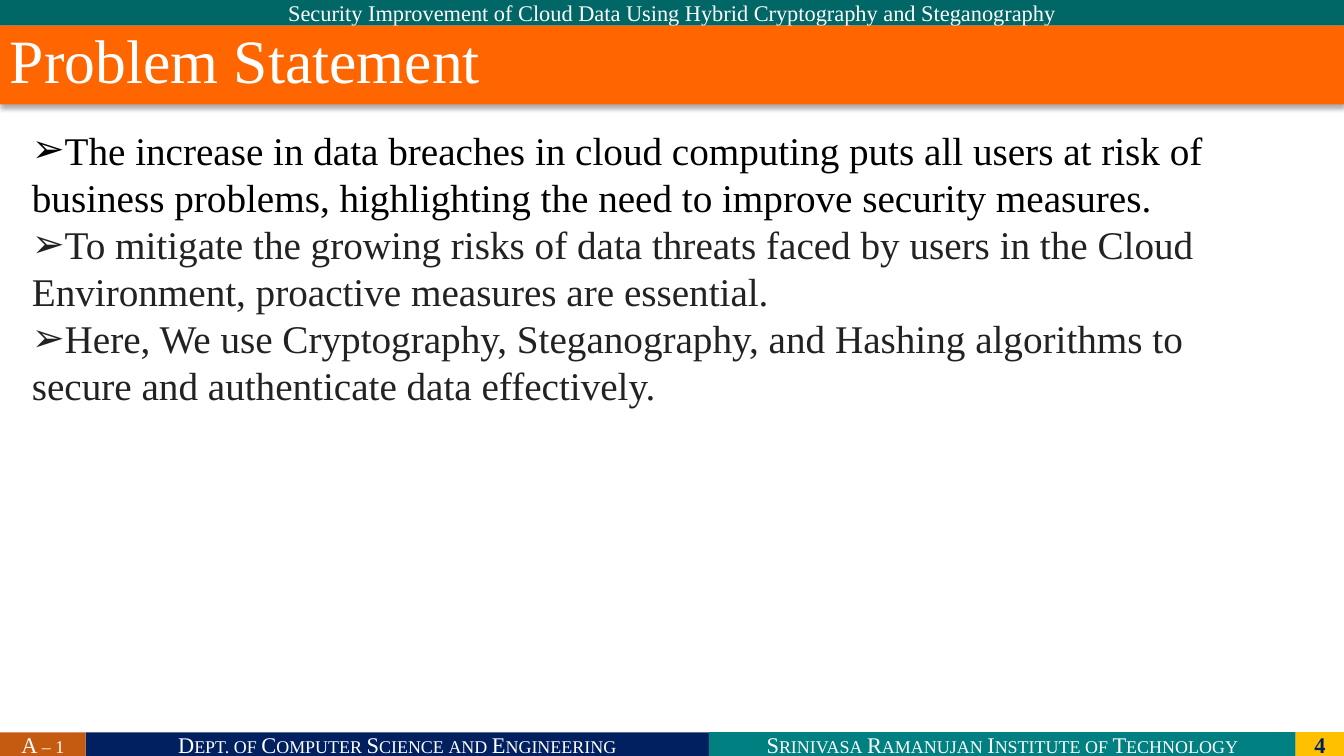
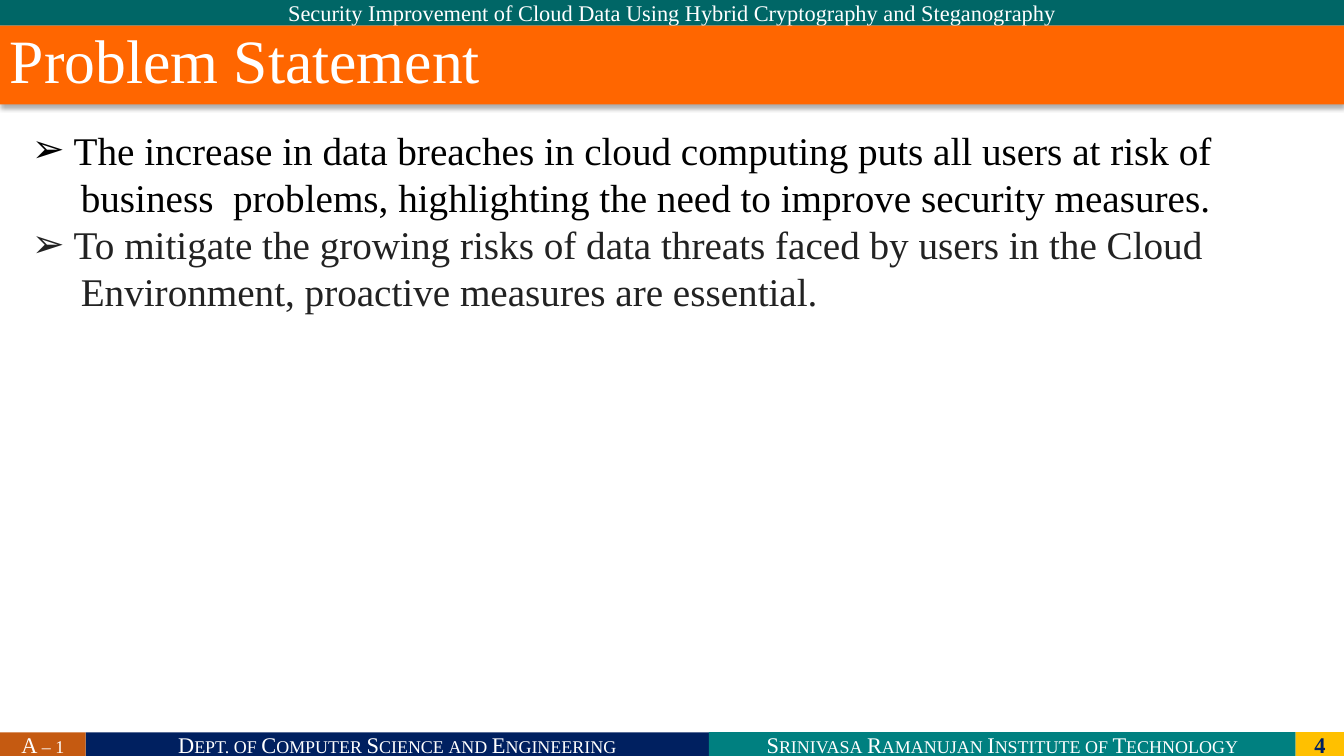
Before and after one commit to SRIT-CSE/SAFE-SHARING-ACESS-CONTROL-FOR-CLOUD-STORED-DATA, a slide deck: slide 4 of ajaykishore-506/Batch-A1.pptx. Drawn at 1344x756 pixels with LibreOffice and Linux fonts; fonts in the diff are those of the drawing; background and template pictures are left out. Boxes give left, top, right and bottom in pixels: in the first picture for what was removed or moved away, otherwise in the second. Text is boxed around its words. In the diff, an @@ line names an element or a change of style, - is before the commit and + after.

```diff
--- a/ajaykishore-506/Batch-A1.pptx
+++ b/ajaykishore-506/Batch-A1.pptx
@@ text at <box>74,137,1212,313</box>: text changed; text colour #222222 to #000000 @@
-➢ The increase in data breaches in cloud computing puts all users at risk of business problems, highlighting the need to improve security measures.
-➢ To mitigate the growing risks of data threats faced by users in the Cloud Environment, proactive measures are essential.
-➢ Here, We use Cryptography, Steganography, and Hashing algorithms to secure and authenticate data effectively.
+➢ The increase in data breaches in cloud computing puts all users at risk of
+business problems, highlighting the need to improve security measures.
+➢ To mitigate the growing risks of data threats faced by users in the Cloud
+Environment, proactive measures are essential.
```
Also in this commit, not shown: 8 other slides changed, 2 slides added.
